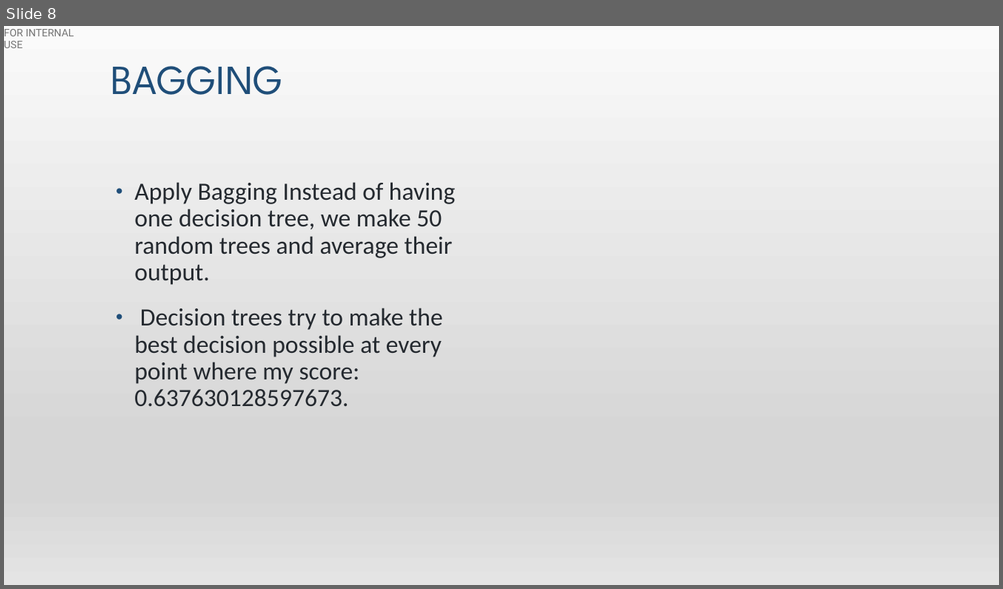
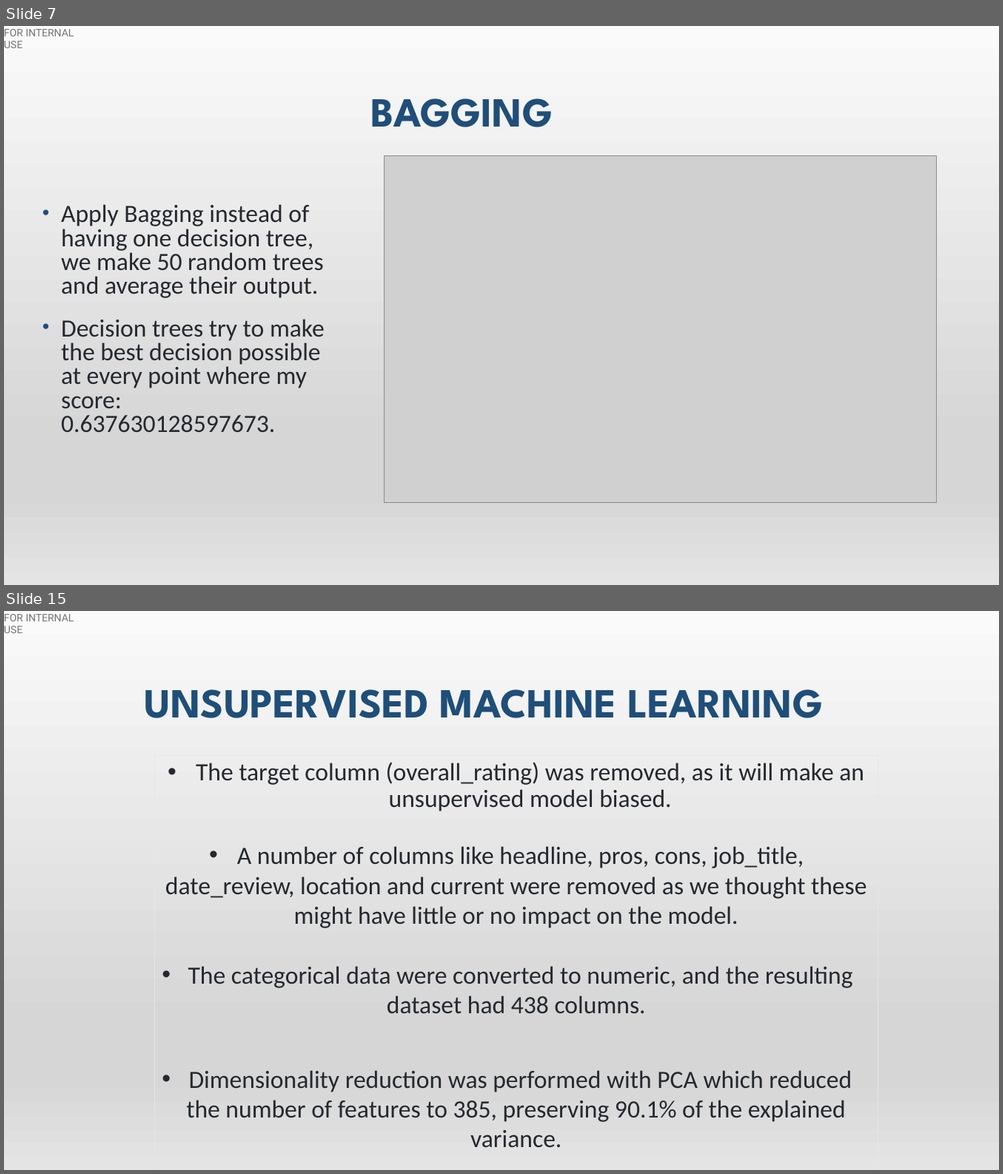
Before and after one commit to hibaa-a/MachineLearning_GlassdoorReviews, a slide deck: glassdoor_presentation.pptx. Shown one above the other, each under a label of ours: slide 8 before the commit, slides 7 and 15 after it; the slides between them are not shown. The pictures are 1003x589 and 1003x1174 pixels, drawn with LibreOffice and Linux fonts; fonts in the diff are those of the drawing; grey boxes stand for pictures. Boxes give left, top, right and bottom in pixels: in the first picture for what was removed or moved away, otherwise in the second. Text is boxed around its words. In the diff, an @@ line names an element or a change of style, - is before the commit and + after.

```diff
--- a/glassdoor_presentation.pptx
+++ b/glassdoor_presentation.pptx
@@ slide 15 added at (x1=4, y1=611, x2=999, y2=1170), background gradient #F2F2F2 to #E7E6E6 to #FFFFFF to #D0CECE; not listed: 2 template elements that a slide beside it also shows @@
@@ title added at (x1=145, y1=689, x2=823, y2=718), 40 pt, text #1F4E79, bold @@
+UNSUPERVISED MACHINE LEARNING
@@ rectangle added at (x1=155, y1=756, x2=878, y2=1170), outline #E7E6E6 0.75 pt, 24 pt, text #24292F @@
+• The target column (overall_rating) was removed, as it will make an unsupervised model biased.
+• A number of columns like headline, pros, cons, job_title, date_review, location and current were removed as we thought these might have little or no impact on the model.
+• The categorical data were converted to numeric, and the resulting dataset had 438 columns.
+• Dimensionality reduction was performed with PCA which reduced the number of features to 385, preserving 90.1% of the explained variance.
@@ what was slide 8 is now slide 7 @@
@@ slide 7 changed as well @@
@@ title "BAGGING" moved from (x1=111, y1=66, x2=283, y2=95) to (x1=371, y1=99, x2=553, y2=127) @@
@@ title "BAGGING" at (x1=371, y1=99, x2=553, y2=127): bold on @@
@@ picture added at (x1=384, y1=156, x2=936, y2=503) @@
@@ text "Apply Bagging instead of having ..." moved from (x1=134, y1=182, x2=455, y2=407) to (x1=61, y1=204, x2=324, y2=432) @@
@@ text at (x1=61, y1=204, x2=324, y2=298): text changed @@
-• Apply Bagging Instead of having one decision tree, we make 50 random trees and average their output.
+• Apply Bagging instead of having one decision tree, we make 50 random trees and average their output.
@@ text at (x1=61, y1=319, x2=324, y2=432): line spacing 0.9 to 0.8 @@
```
Also in this commit, not shown: 6 other slides changed, 11 other slides added, 6 slides removed.
